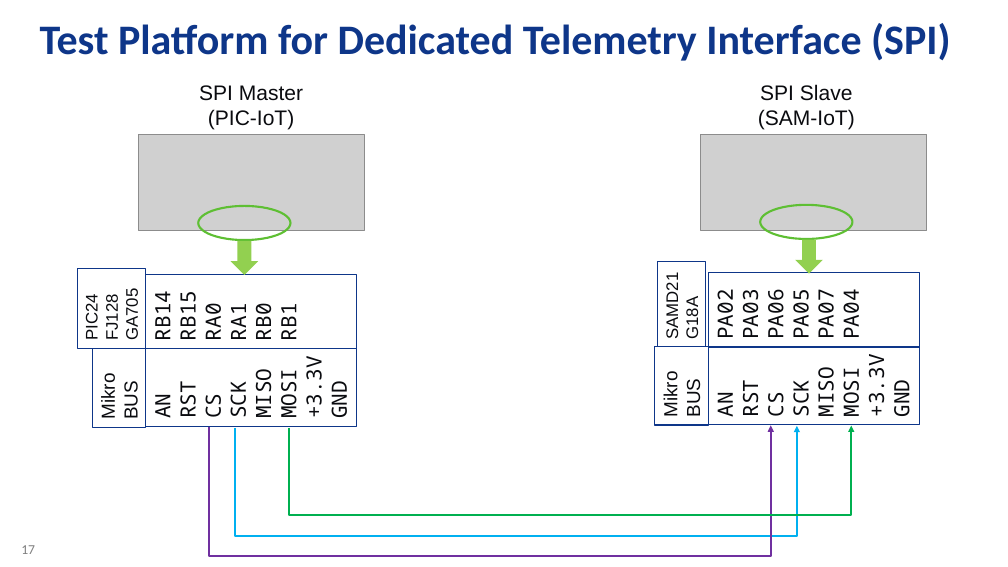
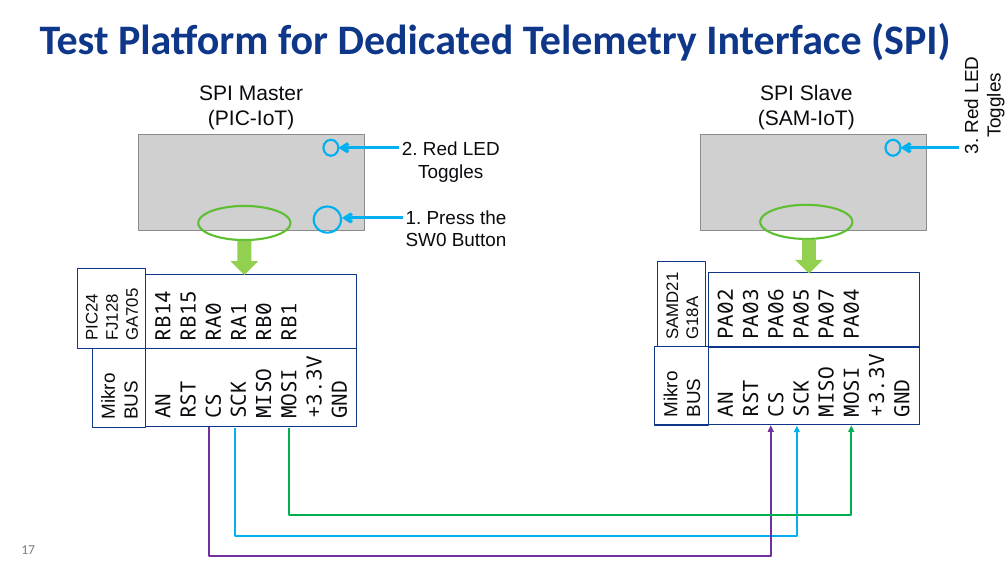
Before and after one commit to danewalton/Microchip-SAM-IoT-Wx, a slide deck: slide 17 of AO-Smith-MSFT-MCHP-r6.pptx. Drawn at 1008x567 pixels with LibreOffice and Linux fonts; fonts in the diff are those of the drawing; grey boxes stand for pictures; background and template pictures are left out. Boxes give left, top, right and bottom in pixels: in the first picture for what was removed or moved away, otherwise in the second. Text is boxed around its words. In the diff, an @@ line names an element or a change of style, - is before the commit and + after.

Commit message:
Dedicated Telemetry Interface (DTI)
Added the new "FRAME" software module to implement the DTI using SERCOM0 configured for SPI Slave mode.  The received data frame (maximum payload of 1KB) is buffered and then parsed into the global data structure APP_rxDataFrame which contains 4 fields (command, index, payload length, and pointer to the beginning of the payload array).

```diff
--- a/AO-Smith-MSFT-MCHP-r6.pptx
+++ b/AO-Smith-MSFT-MCHP-r6.pptx
@@ text added at (961,60,1005,153), 18 pt, text #0A0B0F @@
+3. Red LED Toggles
@@ ellipse added at (324,140,339,156), outline #00B0F0 2 pt @@
@@ arrow added from (399, 147) to (339, 147), #00B0F0 3 pt @@
@@ text added at (402,141,500,182), 18 pt, text #0A0B0F @@
+2. Red LED Toggles
@@ ellipse added at (885,140,901,156), outline #00B0F0 2 pt @@
@@ arrow added from (959, 147) to (901, 147), #00B0F0 3 pt @@
@@ ellipse added at (314,206,341,233), outline #00B0F0 2 pt @@
@@ arrow added from (403, 218) to (342, 218), #00B0F0 3 pt @@
@@ text added at (406,210,507,247), 18 pt, text #0A0B0F @@
+1. Press the SW0 Button
```
Also in this commit, not shown: 17 other files.
